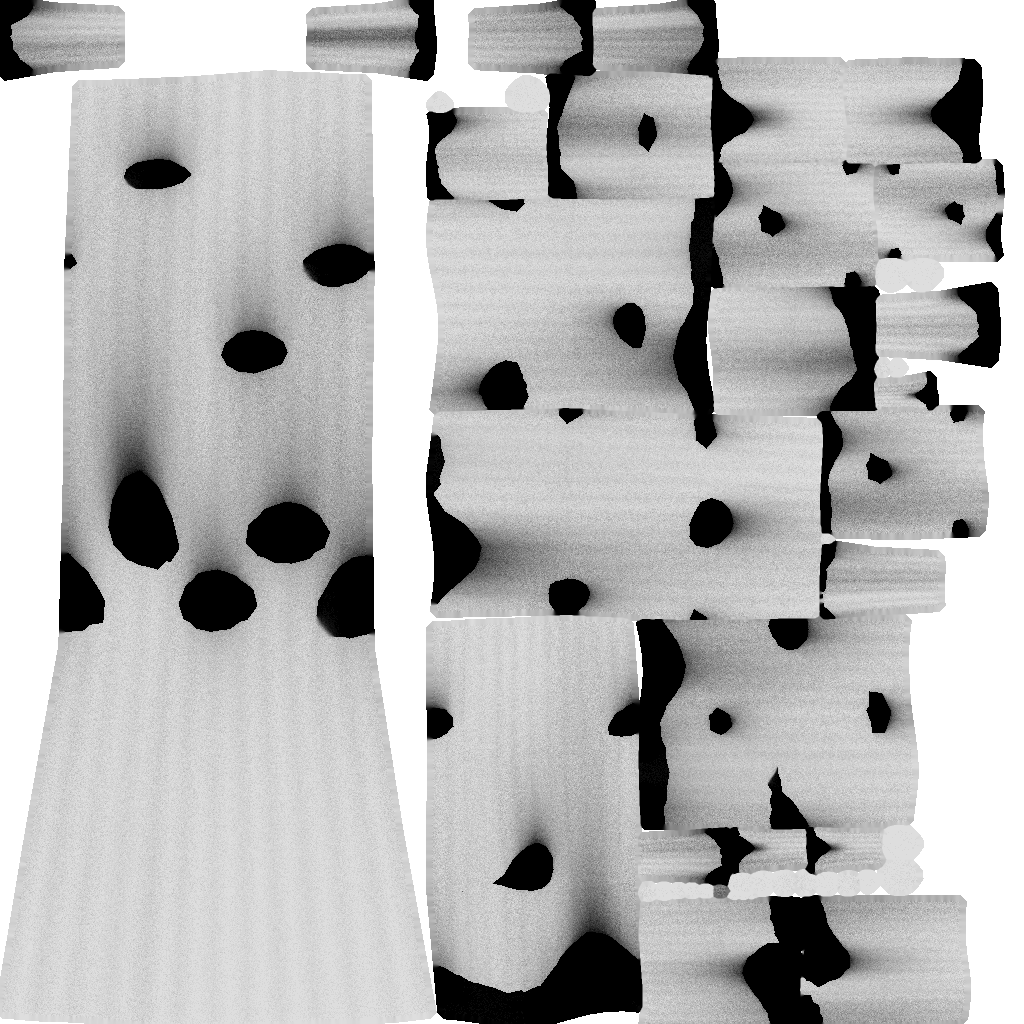
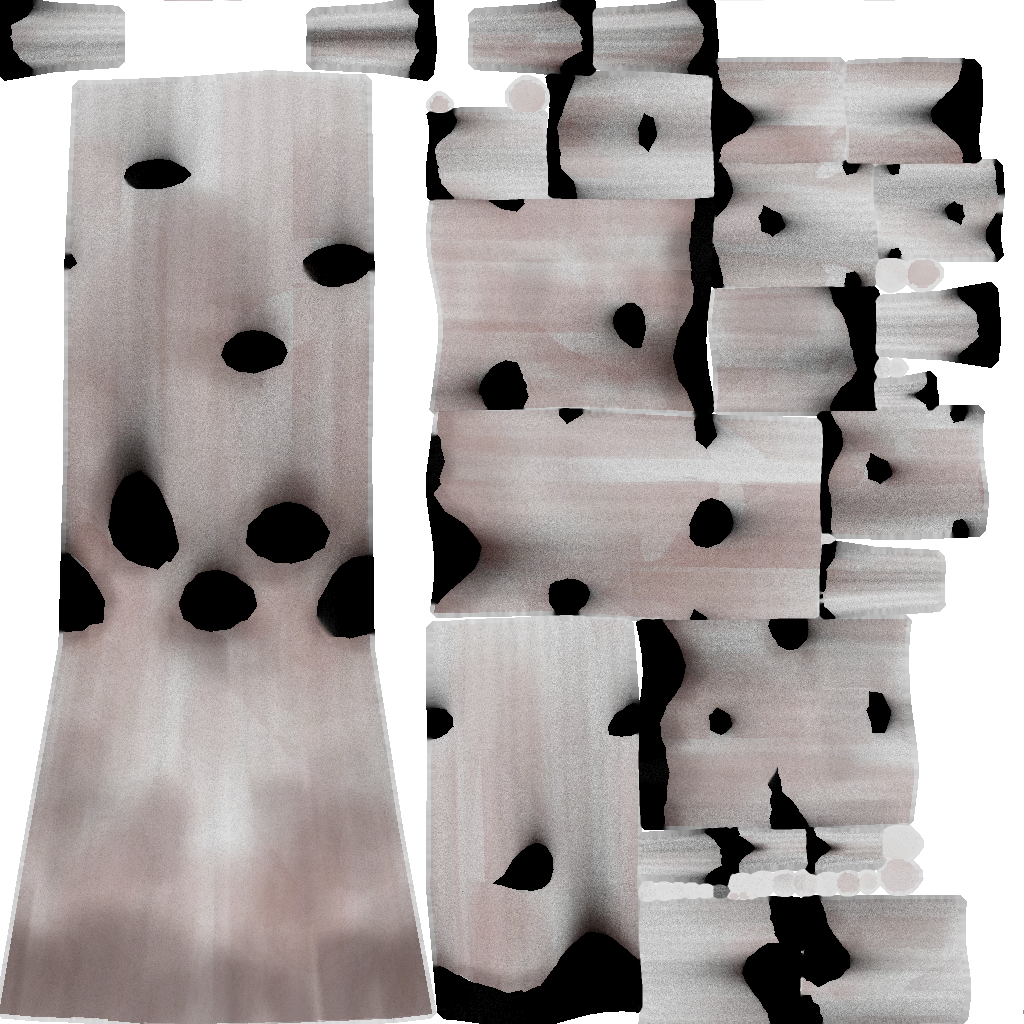
The second 1024×1024 image is a revision of the first. Changes to its layers:
showed "Layer", moved it above "Layer #1", painted on it over bbox(0, 0, 1024, 1024)
